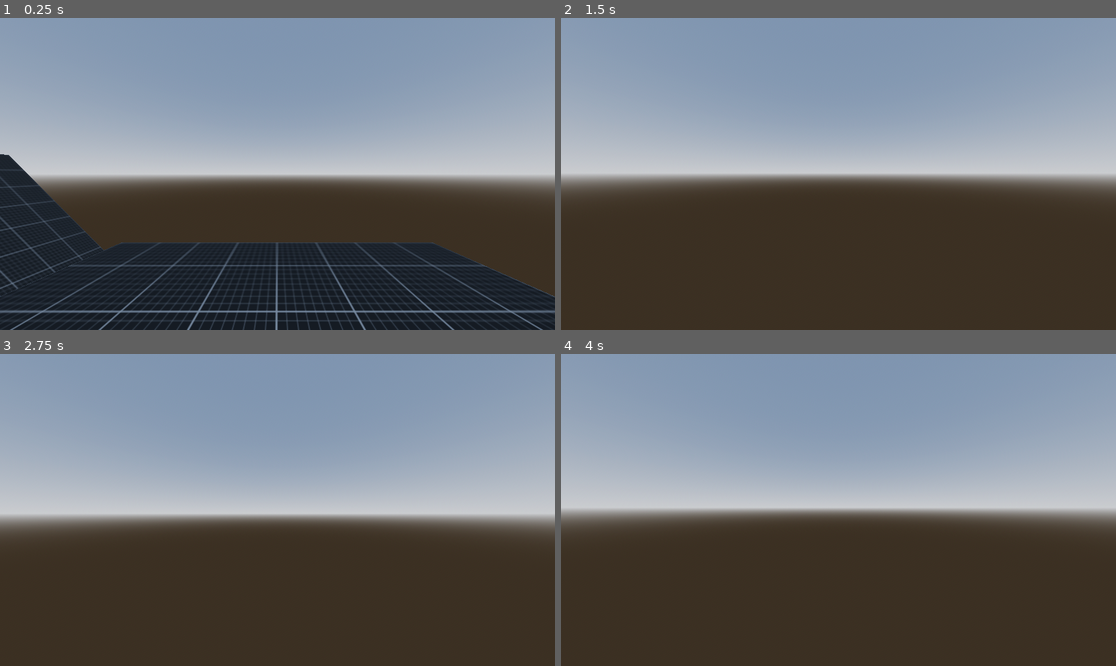
Above: before the commit, frames 1-4 (two rows, left to right).
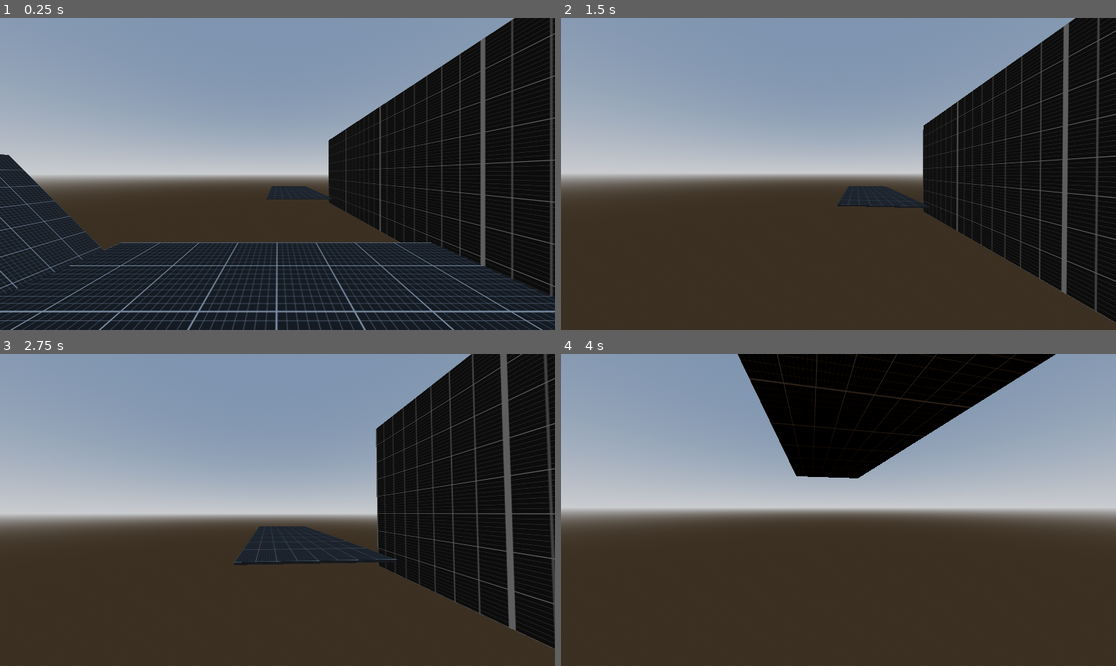
Above: after the commit, the same moments.

Repository: mdnrealdeal/parkour-game
Game: Godot game, scene res://scenes/levels/test_scene.tscn
Two runs of this game, one before a commit and one after it. Both use one fixed random seed, a clock stepped at 60 frames per second and the inputs below.
Inputs (mouse positions are in pixels of both pictures, inside the frame that each line leads up to):
- Up to frame 1 (0.25 s): no input
- Up to frame 2 (1.5 s): tap Enter (ui_accept) at 0.5 s; move the mouse to (866, 174) at 0.52 s; hold X (crouch) 0.53-1.28 s; hold W (move_forward) from 0.53 s (still down); tap Space (jump) at 0.77, 1.07 s; tap Shift (dash) at 0.8, 1.35 s; move the mouse to (810, 174) at 1.27 s
- Up to frame 3 (2.75 s): keep holding W (move_forward); tap Space (jump) at 1.52, 1.55, 1.82, 2.1 s; move the mouse to (288, 503) at 2.02 s; hold X (crouch) from 2.03 s (still down)
- Up to frame 4 (4 s): keep holding W (move_forward); move the mouse to (832, 516) at 2.77 s; release X (crouch) at 2.78 s; tap X (crouch) at 2.85 s; tap Space (jump) at 3.02, 3.32, 3.77, 3.8 s; tap Shift (dash) at 3.05, 3.6 s; move the mouse to (877, 513) at 3.52 s

The runs differ from the first frame. In frame 1, 25% of the frame differs, in the area x 0-100%, y 0-100%; in frame 2, 23%; in frame 3, 26%, in the area x 42-100%, y 0-95%; in frame 4, 14%.

Commit message:
wallrunning

Diff:
--- a/entities/player/player.tscn
+++ b/entities/player/player.tscn
@@ -1,13 +1,14 @@
-[gd_scene load_steps=10 format=3 uid="uid://bjj0ytq01q18h"]
+[gd_scene load_steps=11 format=3 uid="uid://bjj0ytq01q18h"]
 
 [ext_resource type="Script" uid="uid://b87brrqwnsyyf" path="res://scripts/player/player.gd" id="1_ucweq"]
 [ext_resource type="Resource" uid="uid://b8xoq6k34sbi6" path="res://resources/player_movementstats.tres" id="2_8fjmc"]
 [ext_resource type="Script" uid="uid://h5f1ust8e3b1" path="res://scripts/_FSMs/state_machine.gd" id="2_abrql"]
-[ext_resource type="Script" uid="uid://bs5rbrag8fxp3" path="res://scripts/_FSMs/locoLayer/LocomotionAir.gd" id="3_fkugw"]
-[ext_resource type="Script" uid="uid://pllfe75cu7b1" path="res://scripts/_FSMs/locoLayer/LocomotionIdle.gd" id="4_8fjmc"]
-[ext_resource type="Script" uid="uid://tmx0wensabcx" path="res://scripts/_FSMs/locoLayer/LocomotionRun.gd" id="5_qiwj3"]
-[ext_resource type="Script" uid="uid://d2nfgtqleoe2j" path="res://scripts/_FSMs/locoLayer/LocomotionJumpSquat.gd" id="7_26q78"]
-[ext_resource type="Script" uid="uid://oxlunud6hytu" path="res://scripts/_FSMs/locoLayer/LocomotionDash.gd" id="7_qiwj3"]
+[ext_resource type="Script" uid="uid://bs5rbrag8fxp3" path="res://scripts/_FSMs/locoLayer/locomotion_air.gd" id="3_fkugw"]
+[ext_resource type="Script" uid="uid://pllfe75cu7b1" path="res://scripts/_FSMs/locoLayer/locomotion_idle.gd" id="4_8fjmc"]
+[ext_resource type="Script" uid="uid://tmx0wensabcx" path="res://scripts/_FSMs/locoLayer/locomotion_run.gd" id="5_qiwj3"]
+[ext_resource type="Script" uid="uid://d2nfgtqleoe2j" path="res://scripts/_FSMs/locoLayer/locomotion_jumpsquat.gd" id="7_26q78"]
+[ext_resource type="Script" uid="uid://oxlunud6hytu" path="res://scripts/_FSMs/locoLayer/locomotion_dash.gd" id="7_qiwj3"]
+[ext_resource type="Script" uid="uid://x6uaw1er2wwo" path="res://scripts/_FSMs/locoLayer/locomotion_wallrun.gd" id="9_bectd"]
 
 [sub_resource type="CapsuleShape3D" id="CapsuleShape3D_08t41"]
 height = 1.75
@@ -29,6 +30,19 @@
 
 [node name="Camera3D" type="Camera3D" parent="Head"]
 fov = 90.0
+
+[node name="Sensors" type="Node3D" parent="."]
+transform = Transform3D(1, 0, 0, 0, 1, 0, 0, 0, 1, 0, 1, 0)
+
+[node name="RayRight" type="RayCast3D" parent="Sensors"]
+unique_name_in_owner = true
+transform = Transform3D(1, 0, 0, 0, 1, 0, 0, 0, 1, 0.2, 0, 0)
+target_position = Vector3(0.7, 0, 0)
+
+[node name="RayLeft" type="RayCast3D" parent="Sensors"]
+unique_name_in_owner = true
+transform = Transform3D(1, 0, 0, 0, 1, 0, 0, 0, 1, -0.2, 0, 0)
+target_position = Vector3(-0.7, 0, 0)
 
 [node name="Machines" type="Node" parent="."]
 
@@ -58,6 +72,10 @@
 script = ExtResource("7_26q78")
 metadata/_custom_type_script = "uid://d2nfgtqleoe2j"
 
+[node name="LocomotionWallrun" type="Node" parent="Machines/LocoLayer"]
+script = ExtResource("9_bectd")
+metadata/_custom_type_script = "uid://x6uaw1er2wwo"
+
 [node name="ActionLayer" type="Node" parent="Machines"]
 unique_name_in_owner = true
 script = ExtResource("2_abrql")
--- a/project.godot
+++ b/project.godot
@@ -73,3 +73,7 @@
 
 3d/physics_engine="Jolt Physics"
 common/physics_interpolation=true
+
+[rendering]
+
+textures/default_filters/anisotropic_filtering_level=3
--- a/resources/player_movementstats.tres
+++ b/resources/player_movementstats.tres
@@ -7,7 +7,6 @@
 acceleration = 3.0
 friction = 3.0
 sprint_acceleration = 1.5
-time_before_sprinting = 4.0
 air_acceleration = 6.5
 max_air_jumps = 0
 jump_force = 3.8
--- a/scenes/levels/test_scene.tscn
+++ b/scenes/levels/test_scene.tscn
@@ -19,6 +19,7 @@
 
 [sub_resource type="StandardMaterial3D" id="StandardMaterial3D_kljt5"]
 albedo_texture = ExtResource("2_bfhv8")
+texture_filter = 5
 
 [node name="scene_root" type="Node3D"]
 
@@ -39,6 +40,24 @@
 size = Vector3(10, 0.1, 10)
 material = SubResource("StandardMaterial3D_kljt5")
 
+[node name="CSGBox3D5" type="CSGBox3D" parent="Level"]
+transform = Transform3D(1, 0, 0, 0, 1, 0, 0, 0, 1, -2, -1, 21.5)
+use_collision = true
+size = Vector3(6, 0.1, 15)
+material = SubResource("StandardMaterial3D_kljt5")
+
+[node name="CSGBox3D6" type="CSGBox3D" parent="Level"]
+transform = Transform3D(1, 0, 0, 0, 1, 0, 0, 0, 1, -2, -1, -21.5)
+use_collision = true
+size = Vector3(6, 0.1, 15)
+material = SubResource("StandardMaterial3D_kljt5")
+
+[node name="CSGBox3D4" type="CSGBox3D" parent="Level"]
+transform = Transform3D(-4.371139e-08, 1, 0, -1, -4.371139e-08, 0, 0, 0, 1, -5, 1.5, 0)
+use_collision = true
+size = Vector3(6, 0.1, 30)
+material = SubResource("StandardMaterial3D_kljt5")
+
 [node name="CSGBox3D2" type="CSGBox3D" parent="Level"]
 transform = Transform3D(0.8660253, -0.49999997, 0, 0.49999997, 0.8660253, 0, 0, 0, 1, 7, 0, -2.5)
 use_collision = true
--- a/scripts/_FSMs/locoLayer/LocomotionAir.gd
+++ b/scripts/_FSMs/locoLayer/locomotion_air.gd
@@ -27,12 +27,10 @@
 			transition_requested.emit(self, LocomotionIdle)
 		return
 
-	##region TODO: Wallrunning code. Not used yet.
-	#if actor_ref.ray_right.is_colliding() or actor_ref.ray_left.is_colliding():
-		#if actor_ref.input_dir.y < 0:
-			#transition_requested.emit(self, "WallRun")
-			#return
-	##endregion
+	if actor_ref.input_dir.y < -0.1 or actor_ref.input_dir.y > 0.1:
+		if actor_ref.ray_right.is_colliding() or actor_ref.ray_left.is_colliding():
+			transition_requested.emit(self, LocomotionWallrun)
+			return
 
 	if actor_ref.request_to_jump and not coyote_timer.is_stopped():
 		coyote_timer.stop()
--- a/scripts/_FSMs/locoLayer/LocomotionIdle.gd
+++ b/scripts/_FSMs/locoLayer/locomotion_idle.gd
@@ -7,7 +7,7 @@
 
 func physics_update(delta: float) -> void:
 	# decrement time before sprinting
-	actor_ref.move_stats.run_time -= delta * IDLE_RUN_DECAY
+	actor_ref.run_time -= delta * IDLE_RUN_DECAY
 
 
 	# friction
--- /dev/null
+++ b/scripts/_FSMs/locoLayer/locomotion_wallrun.gd
@@ -0,0 +1,61 @@
+class_name LocomotionWallrun
+extends State
+
+#region Internal variables
+enum WallSide {LEFT = -1, NONE = 0, RIGHT = 1}
+var _wall_normal: Vector3
+var _wall_side: int = WallSide.NONE
+#endregion
+
+func enter(_previous_state: State = null) -> void:
+	actor_ref.is_wall_running = true
+
+	if actor_ref.ray_right.is_colliding():
+		_wall_side = WallSide.RIGHT
+		_wall_normal = actor_ref.ray_right.get_collision_normal()
+	elif actor_ref.ray_left.is_colliding():
+		_wall_side = WallSide.LEFT
+		_wall_normal = actor_ref.ray_left.get_collision_normal()
+
+func exit() -> void:
+	actor_ref.is_wall_running = false
+
+func physics_update(_delta: float) -> void:
+	actor_ref.velocity.y -= (actor_ref.gravity * actor_ref.move_stats.wallrun_gravity_mult) * _delta
+
+	var is_on_wall: bool = false
+	if _wall_side == WallSide.RIGHT and actor_ref.ray_right.is_colliding():
+		is_on_wall = true
+		_wall_normal = actor_ref.ray_right.get_collision_normal()
+	elif _wall_side == WallSide.LEFT and actor_ref.ray_left.is_colliding():
+		is_on_wall = true
+		_wall_normal = actor_ref.ray_left.get_collision_normal()
+
+	if not is_on_wall:
+		transition_requested.emit(self, LocomotionAir)
+
+	if actor_ref.is_on_floor():
+		transition_requested.emit(self, LocomotionIdle)
+
+	if actor_ref.request_to_jump:
+		var jump_velocity := (
+			(_wall_normal * actor_ref.move_stats.wallrun_jump_force_side) +
+			(Vector3.UP * actor_ref.move_stats.wallrun_jump_force_side)
+			)
+
+		actor_ref.velocity = jump_velocity
+		transition_requested.emit(self, LocomotionAir)
+		return
+
+	var input_dir_3d := (
+		(actor_ref.transform.basis * Vector3(actor_ref.input_dir.x, 0, actor_ref.input_dir.y))
+		.normalized()
+		)
+
+	var wall_forward := input_dir_3d.slide(_wall_normal).normalized()
+	var target_velocity := wall_forward * actor_ref.move_stats.speed
+
+	actor_ref.velocity.x = lerp(actor_ref.velocity.x, target_velocity.x, actor_ref.move_stats.acceleration * _delta)
+	actor_ref.velocity.z = lerp(actor_ref.velocity.z, target_velocity.z, actor_ref.move_stats.acceleration * _delta)
+
+	#actor_ref.velocity -= _wall_normal * 1.0
--- a/scripts/actor/actor.gd
+++ b/scripts/actor/actor.gd
@@ -8,21 +8,28 @@
 @onready var head: Node3D = %Head
 @onready var collider: CollisionShape3D = %CollisionShape3D
 @onready var gravity: float = ProjectSettings.get_setting("physics/3d/default_gravity")
+@onready var ray_left: RayCast3D = %RayLeft
+@onready var ray_right: RayCast3D = %RayRight
 #endregion
 
 # Movement stats edited here.
 @export var move_stats: MovementStats
+
+#region State flags
+var run_time: float = 0.0:
+	set(new_time):
+		run_time = clampf(new_time, 0.0, move_stats.time_before_sprinting)
+
+var is_wall_running: bool = false
+var is_sprinting: bool = false
+var is_crouching: bool = false
+#endregion
 
 #region Virtual controller variables
 var input_dir: Vector2 = Vector2.ZERO
 var request_to_jump: bool = false
 var request_to_dash: bool = false
 var request_to_crouch: bool = false
-
-var run_time: float = 0.0:
-	set(new_time):
-		run_time = clampf(new_time, 0.0, move_stats.time_before_sprinting)
-
 #endregion
 
 #region Methods
--- a/scripts/misc/movement_stats.gd
+++ b/scripts/misc/movement_stats.gd
@@ -23,10 +23,7 @@
 @export var dash_duration: float = 0.2
 @export var dash_cooldown: float = 10.0
 
-var run_time: float = 0.0:
-	set(new_time):
-		run_time = clampf(new_time, 0.0, time_before_sprinting)
-
-var time_since_grounded: float = 0.0:
-	set(new_time):
-		time_since_grounded = clampf(time_since_grounded, 0.0, coyote_time_duration)
+@export_group("Wallrun")
+@export var wallrun_jump_force_side: float = 6.0
+@export var wallrun_jump_force_up: float = 8.0
+@export var wallrun_gravity_mult: float = 0.3
Renamed: scripts/_FSMs/locoLayer/LocomotionAir.gd.uid -> scripts/_FSMs/locoLayer/locomotion_air.gd.uid
Renamed: scripts/_FSMs/locoLayer/LocomotionDash.gd -> scripts/_FSMs/locoLayer/locomotion_dash.gd
Renamed: scripts/_FSMs/locoLayer/LocomotionDash.gd.uid -> scripts/_FSMs/locoLayer/locomotion_dash.gd.uid
Renamed: scripts/_FSMs/locoLayer/LocomotionIdle.gd.uid -> scripts/_FSMs/locoLayer/locomotion_idle.gd.uid
Renamed: scripts/_FSMs/locoLayer/LocomotionJumpSquat.gd -> scripts/_FSMs/locoLayer/locomotion_jumpsquat.gd
Renamed: scripts/_FSMs/locoLayer/LocomotionJumpSquat.gd.uid -> scripts/_FSMs/locoLayer/locomotion_jumpsquat.gd.uid
Renamed: scripts/_FSMs/locoLayer/LocomotionRun.gd -> scripts/_FSMs/locoLayer/locomotion_run.gd
Renamed: scripts/_FSMs/locoLayer/LocomotionRun.gd.uid -> scripts/_FSMs/locoLayer/locomotion_run.gd.uid
Not shown, added: scripts/_FSMs/locoLayer/locomotion_wallrun.gd.uid
